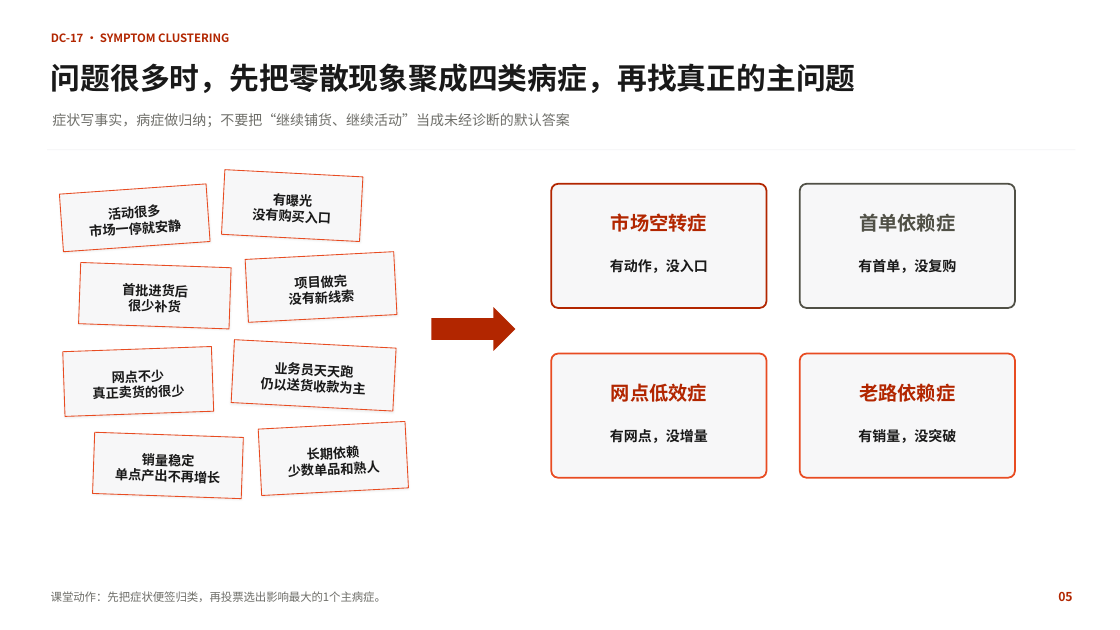
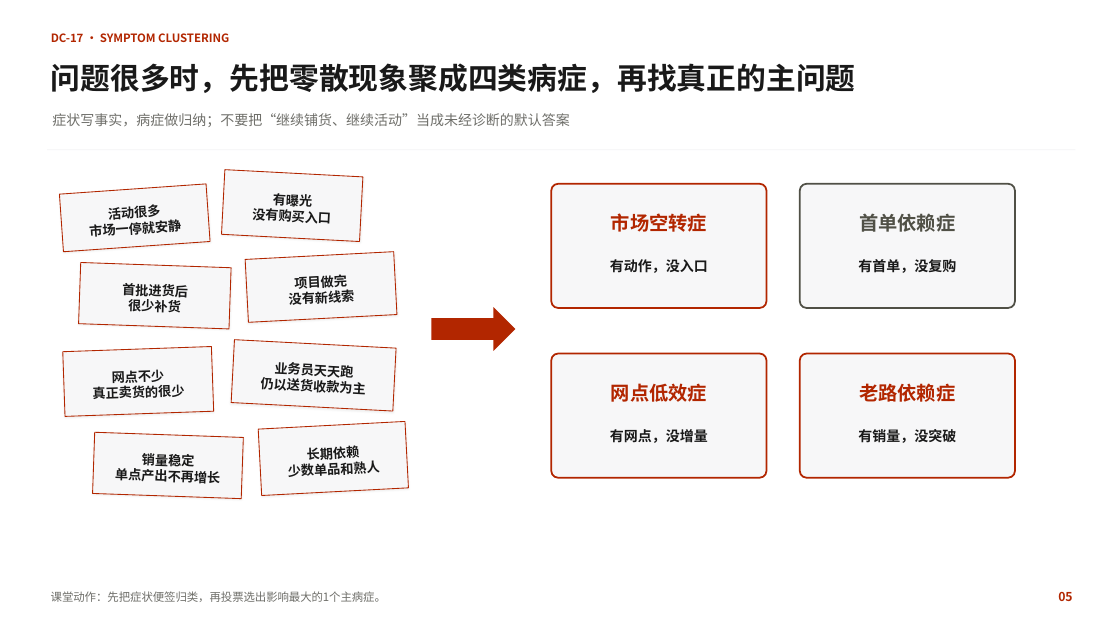
Before and after one commit to swefner/company-ppt-skills, a slide deck: slide 5 of domains/yuhong/assets/components/yuhong-county-course-components-branded.pptx. Drawn at 1120x630 pixels with LibreOffice and Linux fonts; fonts in the diff are those of the drawing; background and template pictures are left out. Boxes give left, top, right and bottom in pixels: in the first picture for what was removed or moved away, otherwise in the second. Text is boxed around its words. In the diff, an @@ line names an element or a change of style, - is before the commit and + after.

Commit message:
Unify all graphics to deep red B22600 - full palette is now deep red/ink/grey/white
User: graphics also need unification. All remaining orange-red (E84C22) and amber (FFBD47) across slides 1-14 (graphics: dots, lines, outlines) mapped to deep red B22600. Verified: zero E84C22/FFBD47 anywhere in the deck. DC-01 invariant updated to 'unified deep red'. Full palette: deep red + ink + grey + white/near-white (SHA B4830534).

```diff
--- a/domains/yuhong/assets/components/yuhong-county-course-components-branded.pptx
+++ b/domains/yuhong/assets/components/yuhong-county-course-components-branded.pptx
@@ rounded rectangle at [551, 354, 766, 478]: outline #E84C22 1.5 pt to #B22600 1.5 pt @@
@@ rounded rectangle at [800, 354, 1015, 478]: outline #E84C22 1.5 pt to #B22600 1.5 pt @@
@@ outline #E84C22 0.75 pt to #B22600 0.75 pt in 8 elements at [59, 184, 210, 252], [222, 169, 364, 241], [79, 263, 231, 329], [245, 252, 397, 322], [63, 347, 214, 417], [231, 339, 396, 411], [92, 433, 243, 499], [258, 421, 408, 495] @@
```
Also in this commit, not shown: 4 other slides changed, 10 other files.
